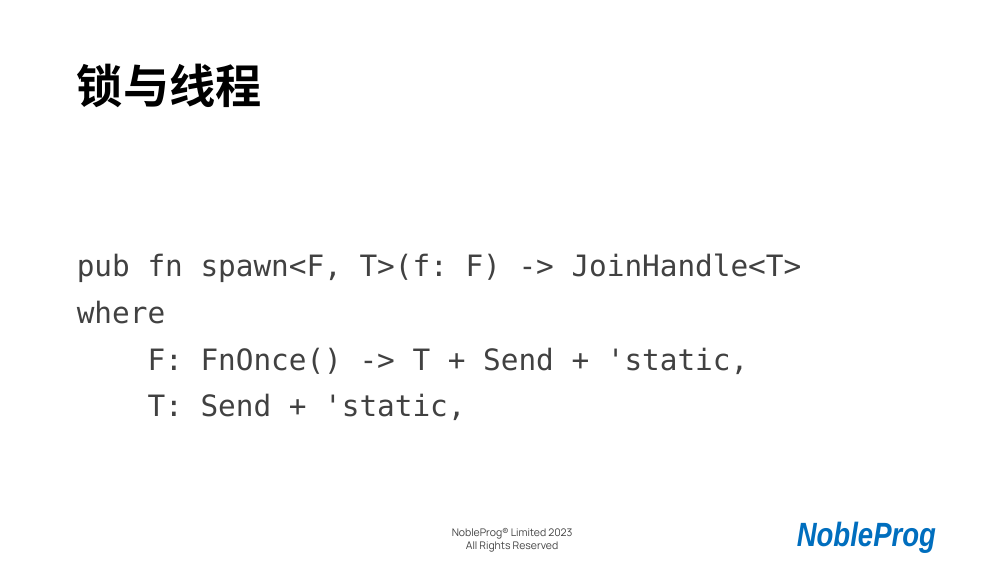
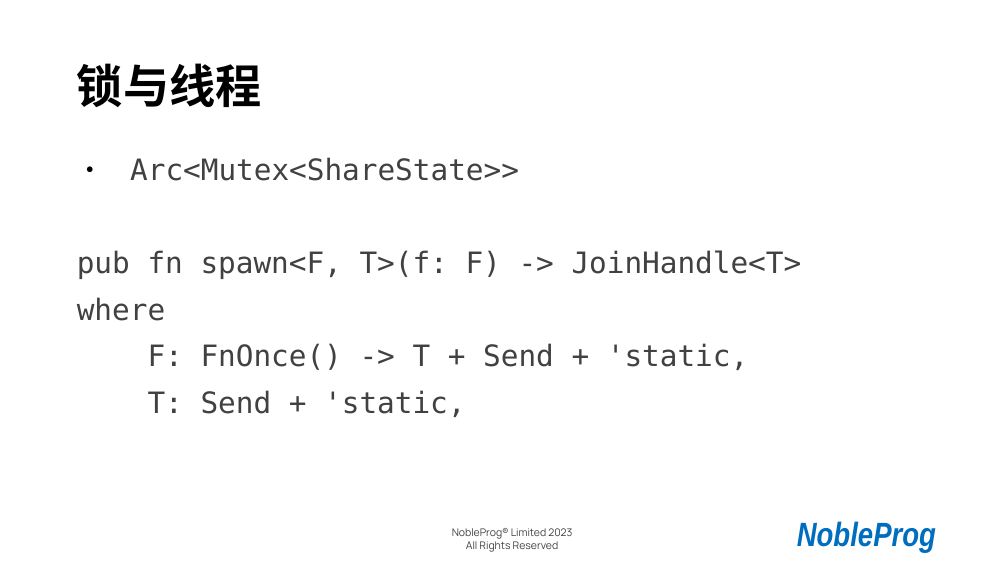
Before and after one commit to cathay4t/rust_training_2023_shanghai, a slide deck: slide 18 of presentation.odp. Drawn at 1008x567 pixels with LibreOffice and Linux fonts; fonts in the diff are those of the drawing; background and template pictures are left out. Boxes give left, top, right and bottom in pixels: in the first picture for what was removed or moved away, otherwise in the second. Text is boxed around its words. In the diff, an @@ line names an element or a change of style, - is before the commit and + after.

```diff
--- a/presentation.odp
+++ b/presentation.odp
@@ text at [130,157,519,181]: paragraph added @@
+● Arc<Mutex<ShareState>>
```
Also in this commit, not shown: 1 other slide changed, 3 other files.
